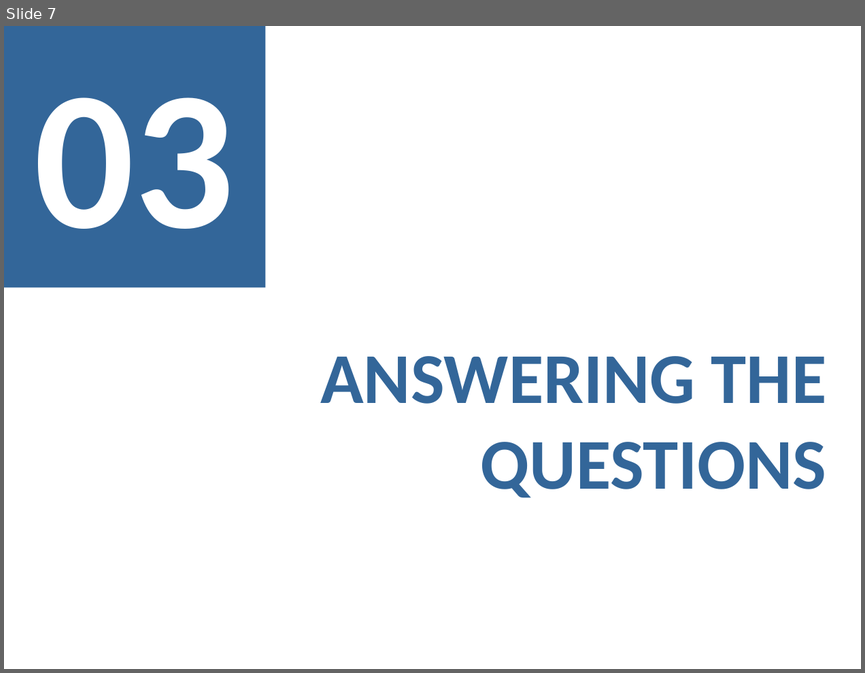
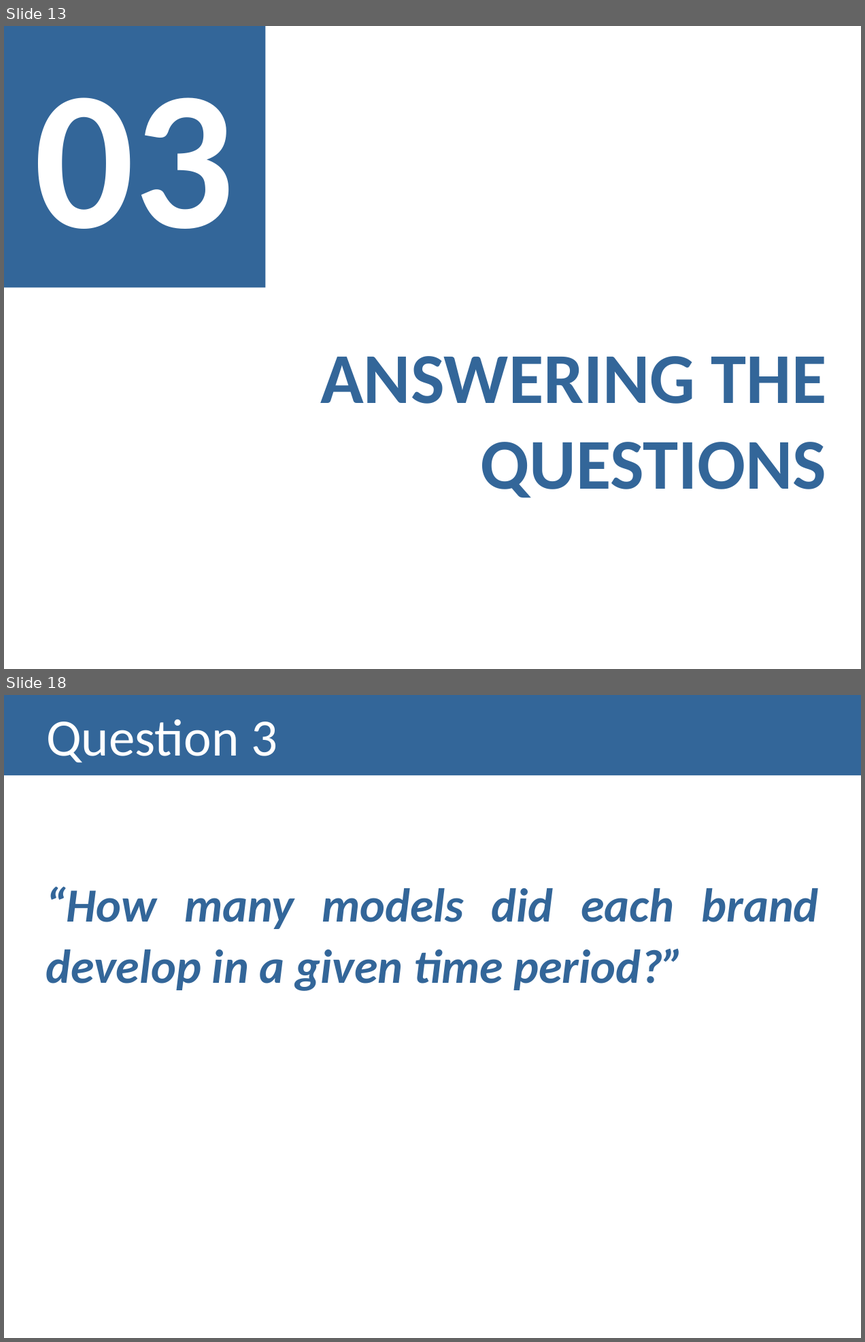
Before and after one commit to isabelSoares/IV-2021, a slide deck: Checkpoints Outline/Checkpoint 3/Checkpoint 3 - G16.pptx. Shown one above the other, each under a label of ours: slide 7 before the commit, slides 13 and 18 after it; the slides between them are not shown. The pictures are 865x673 and 865x1342 pixels, drawn with LibreOffice and Linux fonts; fonts in the diff are those of the drawing. Boxes give left, top, right and bottom in pixels: in the first picture for what was removed or moved away, otherwise in the second. Text is boxed around its words. In the diff, an @@ line names an element or a change of style, - is before the commit and + after.

```diff
--- a/Checkpoints Outline/Checkpoint 3/Checkpoint 3 - G16.pptx
+++ b/Checkpoints Outline/Checkpoint 3/Checkpoint 3 - G16.pptx
@@ slide 18 added at (x1=4, y1=695, x2=861, y2=1338), background #FFFFFF @@
@@ title added at (x1=4, y1=695, x2=861, y2=775), fill #336699, 44 pt, text #FFFFFF @@
+Question 3
@@ text added at (x1=45, y1=886, x2=819, y2=991), 40 pt, text #336699, bold, italic @@
+“How many models did each brand develop in a given time period?”
@@ what was slide 7 is now slide 13 @@
```
Also in this commit, not shown: 23 other slides added, 4 slides removed, 2 other files.
